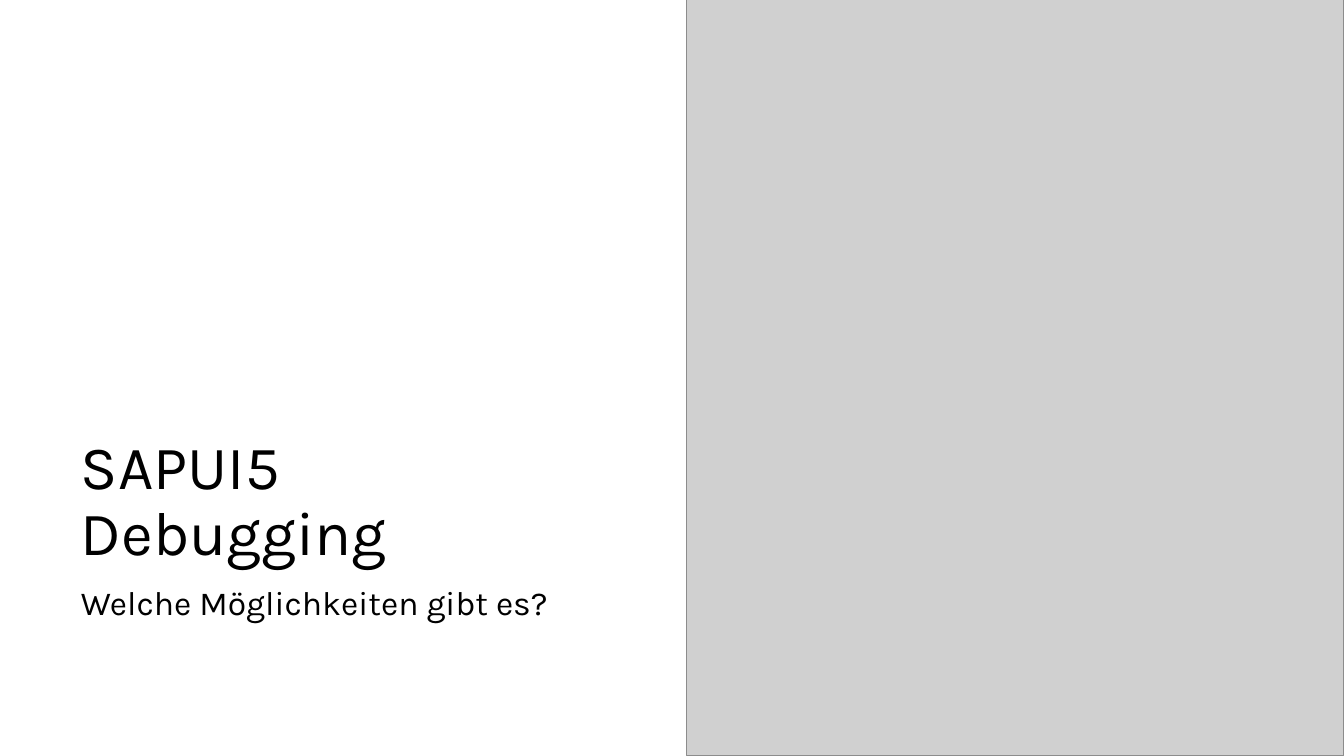
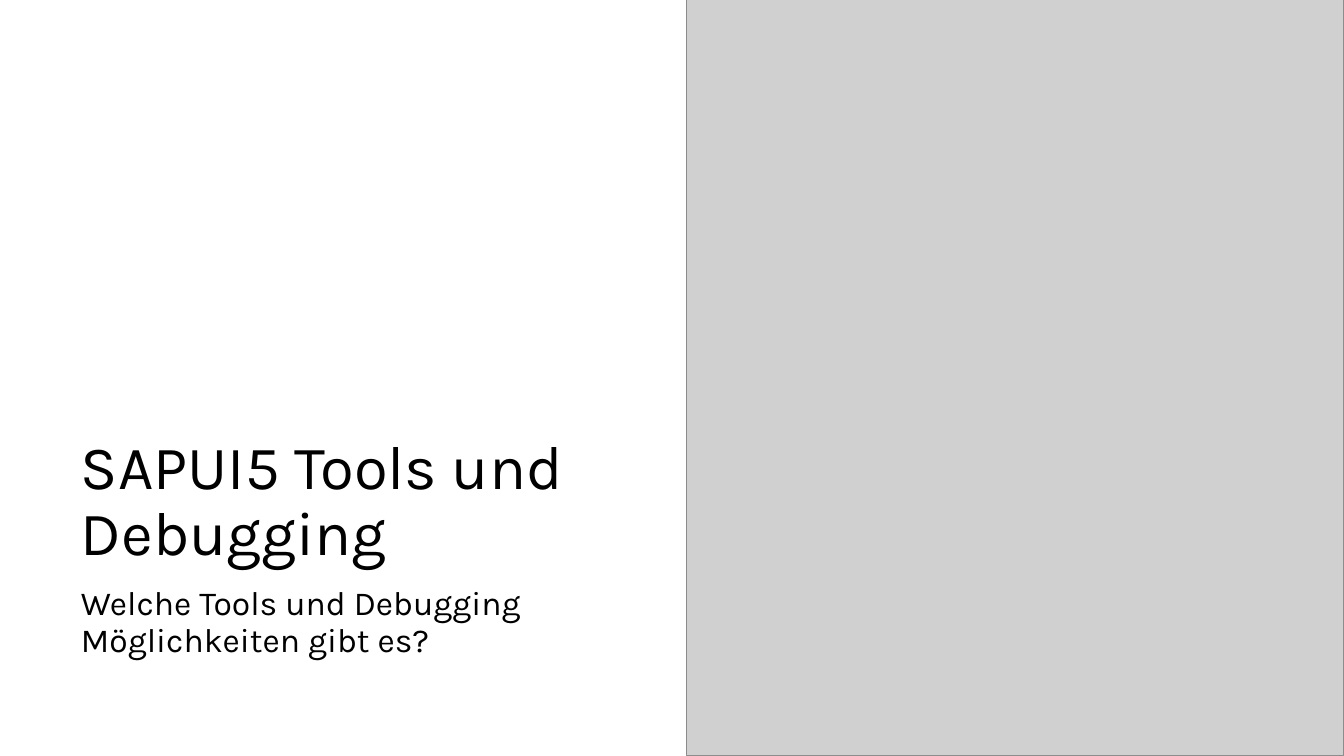
Before and after one commit to MatLange/Schulung-SAPUI5-und-Fiori, a slide deck: slide 13 of Präsentationsfolien/Tag05_SAPUI5-Fiori_DE.pptx. Drawn at 1344x756 pixels with LibreOffice and Linux fonts; fonts in the diff are those of the drawing; grey boxes stand for pictures. Boxes give left, top, right and bottom in pixels: in the first picture for what was removed or moved away, otherwise in the second. Text is boxed around its words. In the diff, an @@ line names an element or a change of style, - is before the commit and + after.

```diff
--- a/Präsentationsfolien/Tag05_SAPUI5-Fiori_DE.pptx
+++ b/Präsentationsfolien/Tag05_SAPUI5-Fiori_DE.pptx
@@ title at (81,447,563,570): text changed @@
-SAPUI5 Debugging
+SAPUI5 Tools und Debugging
@@ subtitle at (81,592,521,660): text changed @@
-Welche Möglichkeiten gibt es?
+Welche Tools und Debugging Möglichkeiten gibt es?
```
Also in this commit, not shown: 3 other files.
